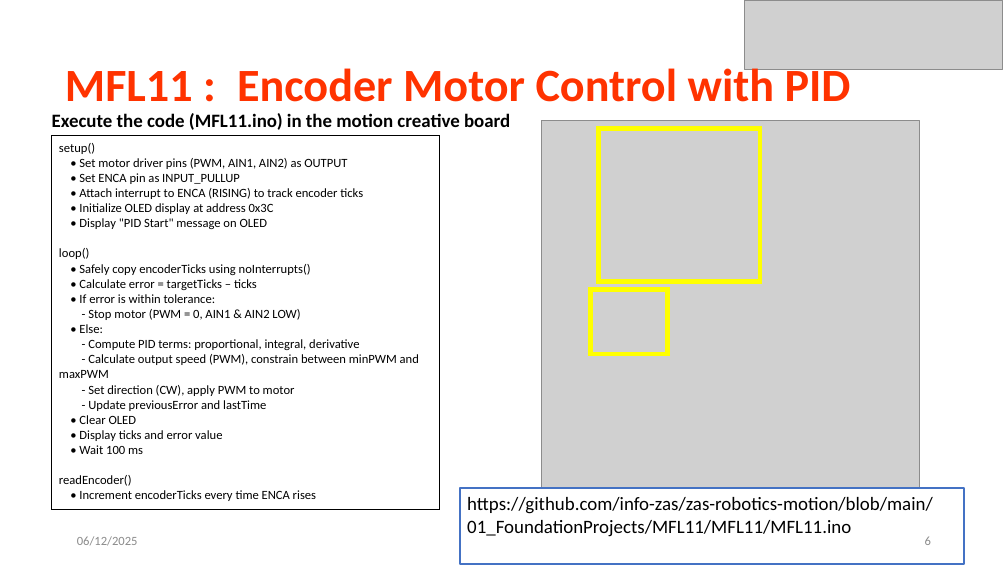
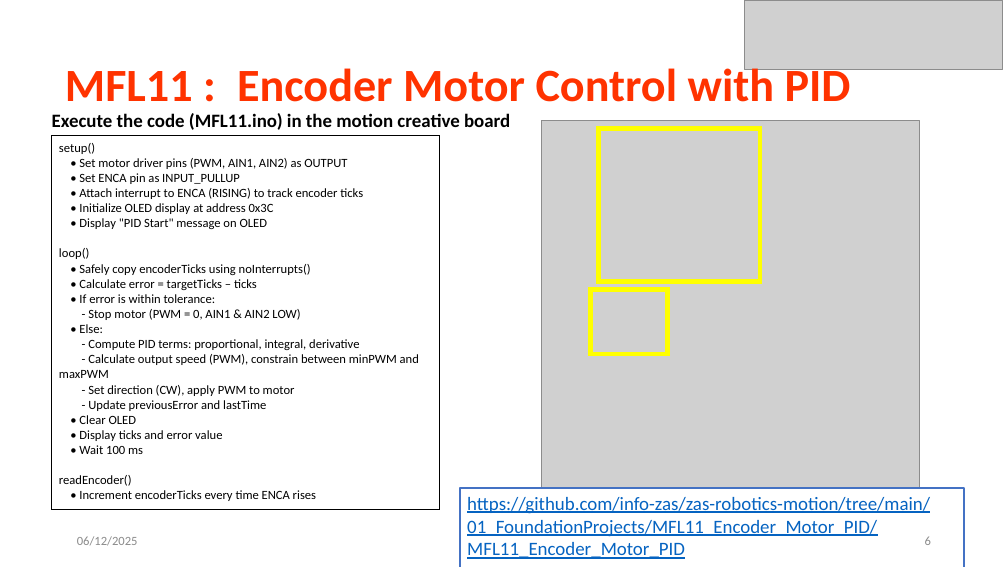
Before and after one commit to info-zas/zas-robotics-motion, a slide deck: slide 6 of 01_FoundationProjects/MFL11_Encoder_Motor_PID/MFL11_Encoder_Motor_PID.pptx. Drawn at 1008x567 pixels with LibreOffice and Linux fonts; fonts in the diff are those of the drawing; grey boxes stand for pictures. Boxes give left, top, right and bottom in pixels: in the first picture for what was removed or moved away, otherwise in the second. Text is boxed around its words. In the diff, an @@ line names an element or a change of style, - is before the commit and + after.

```diff
--- a/01_FoundationProjects/MFL11_Encoder_Motor_PID/MFL11_Encoder_Motor_PID.pptx
+++ b/01_FoundationProjects/MFL11_Encoder_Motor_PID/MFL11_Encoder_Motor_PID.pptx
@@ text in rectangle at box(467, 497, 930, 559): text changed; text colour #000000 to #0563C1 @@
-https://github.com/info-zas/zas-robotics-motion/blob/main/01_FoundationProjects/MFL11/MFL11/MFL11.ino
+https://github.com/info-zas/zas-robotics-motion/tree/main/01_FoundationProjects/MFL11_Encoder_Motor_PID/MFL11_Encoder_Motor_PID
```
Also in this commit, not shown: 15 other files.
